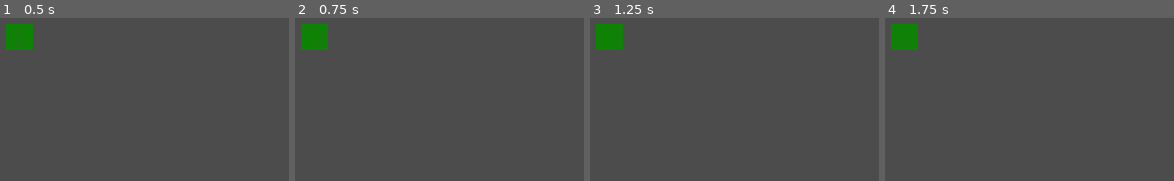
Above: before the commit, frames 1-4 (left to right).
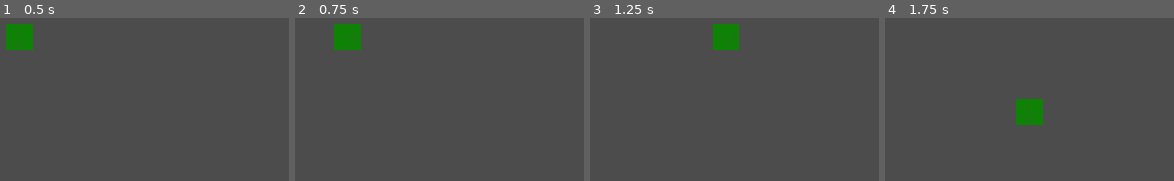
Above: after the commit, the same moments.

Repository: cctechwiz/Anamnesis
Game: Godot game, scene res://TestMain.tscn
Same seed, same stepped clock (60 frames per second), same inputs: the game is played once before the commit and once after it.
Inputs:
- Up to frame 1 (0.5 s): no input
- Up to frame 2 (0.75 s): tap Enter at 0.5 s; hold Right (ui_right) from 0.53 s (still down)
- Up to frame 3 (1.25 s): keep holding Right (ui_right)
- Up to frame 4 (1.75 s): release Right (ui_right) at 1.28 s; hold Down (ui_down) from 1.28 s (still down)

Frame 1 is identical in both runs. In frame 2, 3.0% of the frame differs, in the area x 2-23%, y 3-20%; in frame 3, 2.9%; in frame 4, 3.0%.

Commit message:
Added 8 direction movement back in.

Diff:
--- a/characters/player/Player.gd
+++ b/characters/player/Player.gd
@@ -1,32 +1,36 @@
 extends KinematicBody2D
+class_name Player
+
+export(int) var speed: = 400
 
 onready var Grid = get_parent()
 
-const UP := Vector2(0, -1)
-const RIGHT_UP := Vector2(1, -1)
-const RIGHT := Vector2(1, 0)
-const RIGHT_DOWN := Vector2(1, 1)
-const DOWN := Vector2(0, 1)
-const LEFT_DOWN := Vector2(-1, 1)
-const LEFT := Vector2(-1, 0)
-const LEFT_UP := Vector2(-1, -1)
+const UP: = Vector2(0, -1)
+const RIGHT_UP: = Vector2(1, -1)
+const RIGHT: = Vector2(1, 0)
+const RIGHT_DOWN: = Vector2(1, 1)
+const DOWN: = Vector2(0, 1)
+const LEFT_DOWN: = Vector2(-1, 1)
+const LEFT: = Vector2(-1, 0)
+const LEFT_UP: = Vector2(-1, -1)
 
 
-func _ready():
+func _ready() -> void:
 	# The default look direction is RIGHT
 	update_look_direction(DOWN)
 
 
-func _process(delta: float):
-	var input_direction = get_input_direction()
+func _process(delta: float) -> void:
+	var input_direction: Vector2 = get_input_direction()
 	if not input_direction:
 		return
 
 	#print_direction_info(input_direction)
 	update_look_direction(input_direction)
+	move_and_slide(input_direction.normalized() * speed)
 
 
-func get_input_direction():
+func get_input_direction() -> Vector2:
 	var left: bool = Input.is_action_pressed("ui_left")
 	var right: bool = Input.is_action_pressed("ui_right")
 	var up: bool = Input.is_action_pressed("ui_up")
@@ -35,14 +39,14 @@
 	return Vector2(int(right) - int(left), int(down) - int(up))
 
 
-func update_look_direction(direction):
+func update_look_direction(direction: Vector2) -> void:
 	# TODO: Change sprite based on look direction
 	# TODO: Update rayCast2D direction
 	$Pivot/Sprite.rotation = direction.angle()
 	$CollisionShape2D.rotation = direction.angle()
 
 
-func print_direction_info(direction):
+func print_direction_info(direction: Vector2) -> void:
 	match(direction):
 		UP:
 			print("UP")
--- a/project.godot
+++ b/project.godot
@@ -8,9 +8,14 @@
 
 config_version=4
 
-_global_script_classes=[  ]
+_global_script_classes=[ {
+"base": "KinematicBody2D",
+"class": "Player",
+"language": "GDScript",
+"path": "res://characters/player/Player.gd"
+} ]
 _global_script_class_icons={
-
+"Player": ""
 }
 
 [application]
